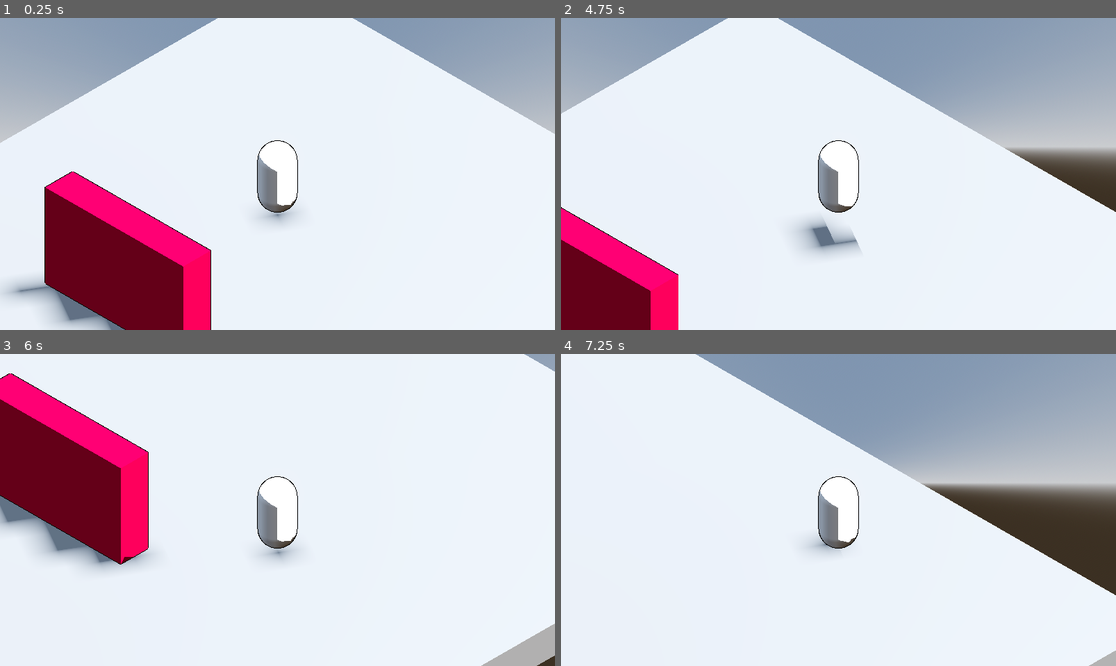
Above: before the commit, frames 1-4 (two rows, left to right).
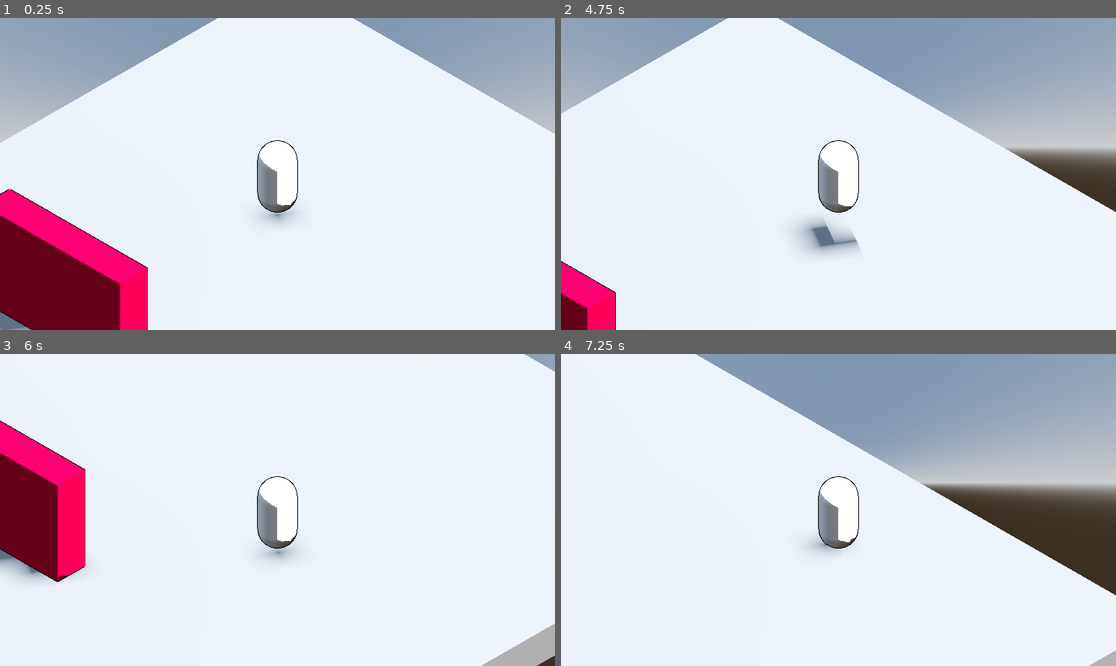
Above: after the commit, the same moments.

Repository: yashGhela/textmeback
Game: Godot game, scene res://levels/devlab.tscn
Same seed, same stepped clock (60 frames per second), same inputs: the game is played once before the commit and once after it. The project has no main scene, so this scene is started directly.
Inputs:
- Up to frame 1 (0.25 s): no input
- Up to frame 2 (4.75 s): tap Enter (ui_accept) at 0.5, 0.77, 1.52, 3.02, 3.77, 4.52 s; hold D (right) 0.53-1.28 s; hold S (back) 1.28-2.03 s; hold D (right) 2.03-2.78 s; hold W (forward) 2.78-3.53 s; hold A (left) from 3.53 s (still down)
- Up to frame 3 (6 s): release A (left) at 5.03 s; hold S (back) 5.03-5.78 s; hold D (right) from 5.78 s (still down)
- Up to frame 4 (7.25 s): tap Enter (ui_accept) at 6.02, 6.77 s; release D (right) at 6.53 s; hold W (forward) from 6.53 s (still down)

The runs differ from the first frame. In frame 1, 14% of the frame differs, in the area x 0-39%, y 49-100%; in frame 2, 5.6%; in frame 3, 13%; in frame 4, nothing differs.

Commit message:
just tryna make it interactable

Diff:
--- a/levels/devlab.tscn
+++ b/levels/devlab.tscn
@@ -39,9 +39,9 @@
 [node name="CollisionShape3D" type="CollisionShape3D" parent="MeshInstance3D/StaticBody3D" unique_id=478840121]
 shape = SubResource("ConvexPolygonShape3D_stvgd")
 
-[node name="Player" parent="." unique_id=642970210 instance=ExtResource("1_hnn2g")]
+[node name="Player" parent="." unique_id=642970210 groups=["Player"] instance=ExtResource("1_hnn2g")]
 transform = Transform3D(1, 0, 0, 0, 1, 0, 0, 0, 1, -2.818861, 1.6111116, -2.5348568)
 
-[node name="Barrier" parent="." unique_id=545010965 node_paths=PackedStringArray("Player") instance=ExtResource("2_3xhu2")]
-transform = Transform3D(1, 0, 0, 0, 1, 0, 0, 0, 1, -2.1364832, 2.1111126, 3.5728974)
+[node name="Barrier" parent="." unique_id=1751531890 node_paths=PackedStringArray("Player") instance=ExtResource("2_3xhu2")]
+transform = Transform3D(1, 0, 0, 0, 1, 0, 0, 0, 1, -2.7238507, 2.1111107, 5.27178)
 Player = NodePath("../Player")
--- a/project.godot
+++ b/project.godot
@@ -17,6 +17,10 @@
 [autoload]
 
 Signalbus="*uid://bbqngs0rr1kau"
+
+[global_group]
+
+Player=""
 
 [input]
 
